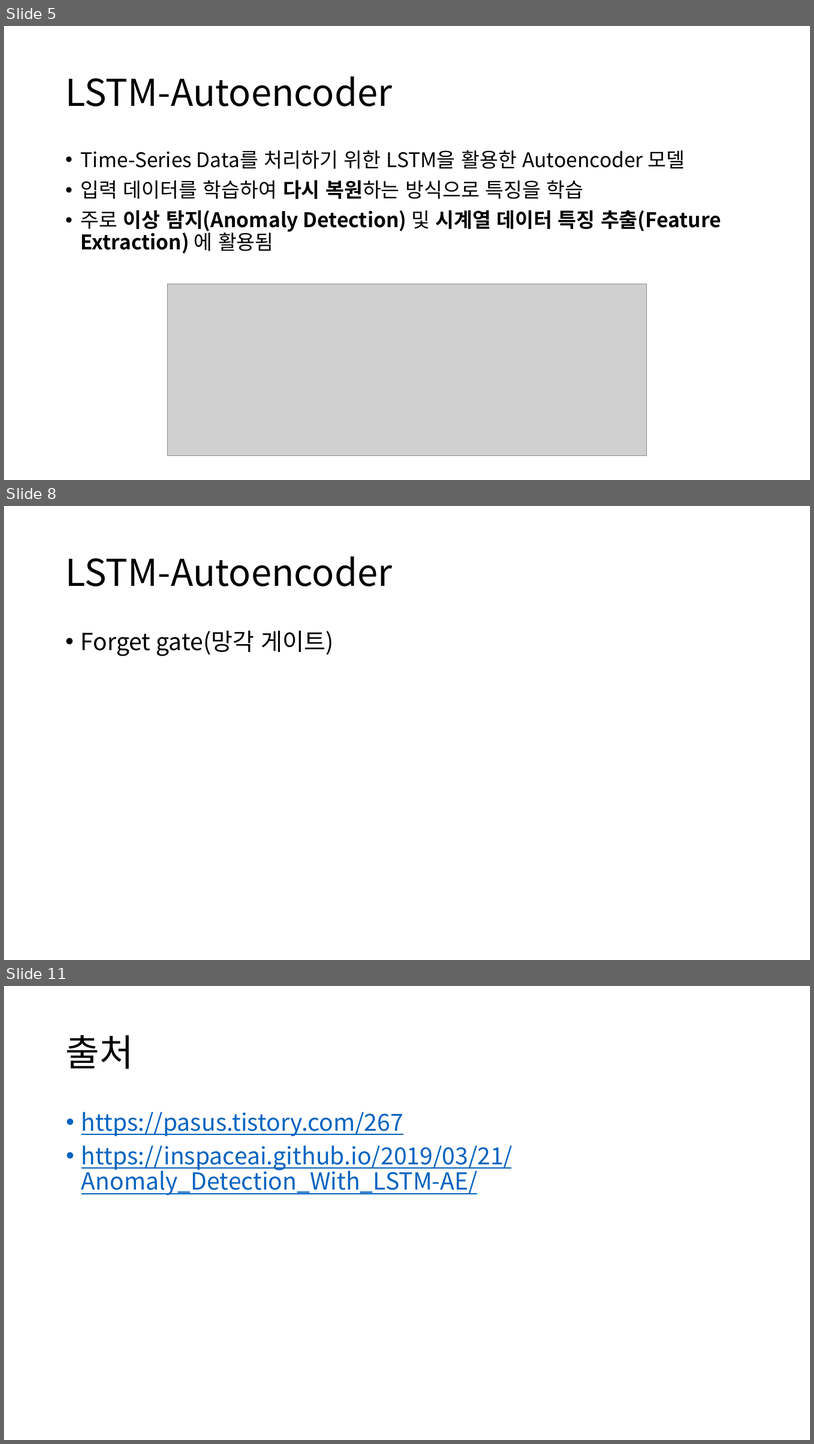
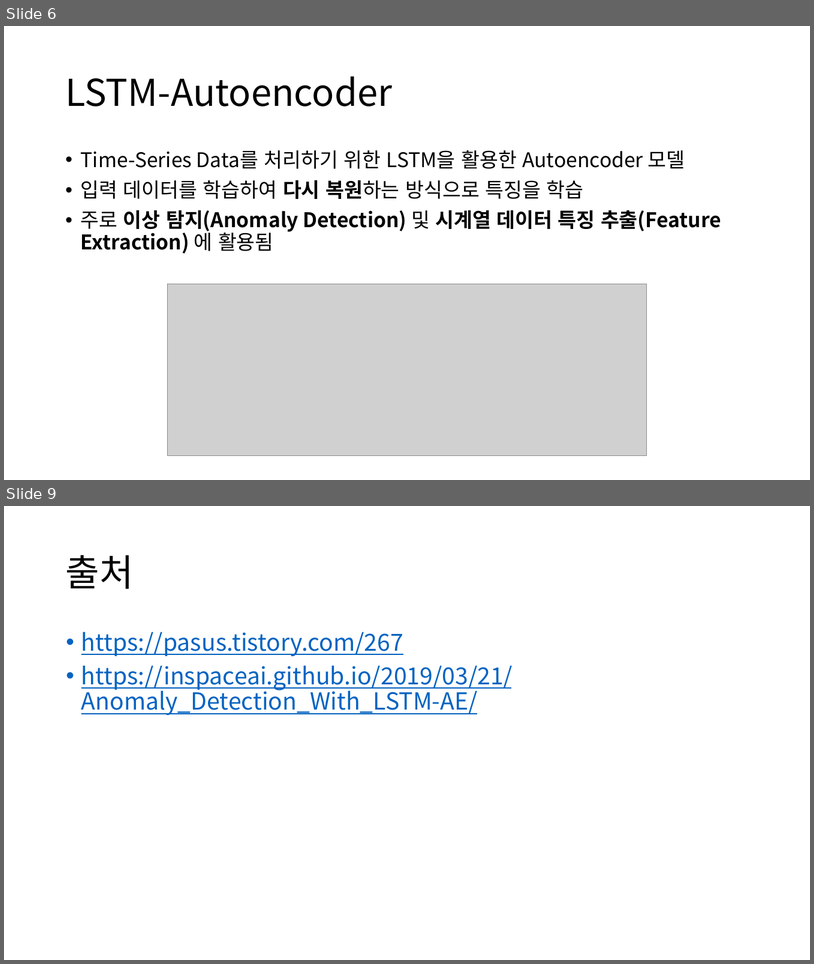
Before and after one commit to Noaplex/capstone, a slide deck: 캡스톤디자인 3주차.pptx. Shown one above the other, each under a label of ours: slides 5, 8 and 11 before the commit, slides 6 and 9 after it; the slides between them are not shown. The pictures are 814x1444 and 814x964 pixels, drawn with LibreOffice and Linux fonts; fonts in the diff are those of the drawing; grey boxes stand for pictures. Boxes give left, top, right and bottom in pixels: in the first picture for what was removed or moved away, otherwise in the second. Text is boxed around its words. In the diff, an @@ line names an element or a change of style, - is before the commit and + after.

```diff
--- a/캡스톤디자인 3주차.pptx
+++ b/캡스톤디자인 3주차.pptx
@@ slide 8 removed at (4, 506, 810, 960), background #FFFFFF @@
@@ title removed at (65, 556, 392, 586) @@
-LSTM-Autoencoder
@@ text removed at (81, 630, 333, 656) @@
-• Forget gate(망각 게이트)
@@ what was slide 5 is now slide 6 @@
@@ what was slide 11 is now slide 9 @@
```
Also in this commit, not shown: 3 slides changed, 1 other slide removed.
